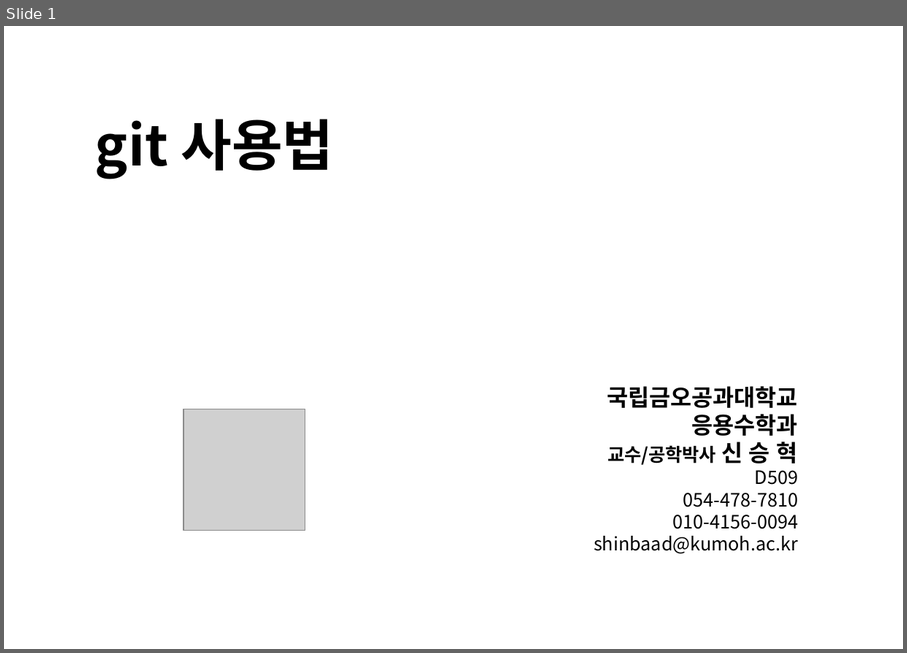
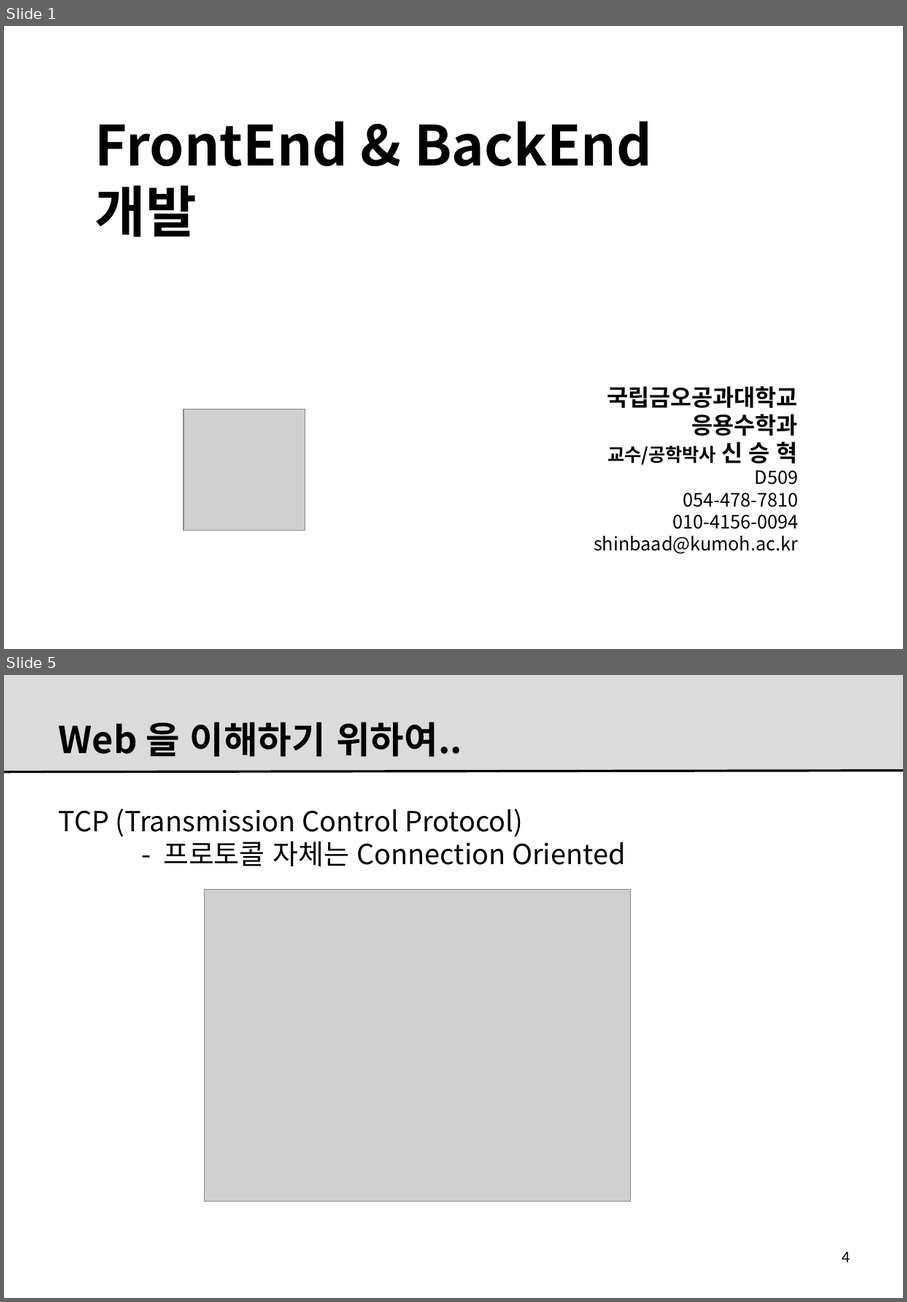
Before and after one commit to kitdvl/CodeX, a slide deck: Lectures/0002.FE.vs.BE.pptx. Shown one above the other, each under a label of ours: slide 1 before the commit, slides 1 and 5 after it; the slides between them are not shown. The pictures are 907x653 and 907x1302 pixels, drawn with LibreOffice and Linux fonts; fonts in the diff are those of the drawing; grey boxes stand for pictures; background and template pictures are left out. Boxes give left, top, right and bottom in pixels: in the first picture for what was removed or moved away, otherwise in the second. Text is boxed around its words. In the diff, an @@ line names an element or a change of style, - is before the commit and + after.

```diff
--- a/Lectures/0002.FE.vs.BE.pptx
+++ b/Lectures/0002.FE.vs.BE.pptx
@@ slide 5 added at bbox=[4, 675, 903, 1298], background #FFFFFF @@
@@ rectangle added at bbox=[4, 675, 903, 772], fill #DBDBDB @@
@@ title added at bbox=[59, 722, 462, 757], 32 pt, text #000000, bold @@
+Web 을 이해하기 위하여..
@@ line added from (4, 772) to (903, 771), #000000 2 pt @@
@@ text added at bbox=[58, 809, 626, 866], 24 pt, text #000000 @@
+TCP (Transmission Control Protocol)
+- 프로토콜 자체는 Connection Oriented
@@ picture added at bbox=[205, 889, 631, 1201] @@
@@ page number added at bbox=[842, 1251, 850, 1262], 14 pt, text #000000 @@
+4
@@ slide 1 changed as well @@
@@ text at bbox=[95, 121, 652, 237]: text changed @@
-git 사용법
+FrontEnd & BackEnd 개발
```
Also in this commit, not shown: 18 other slides added, 21 slides removed, 44 other files.
